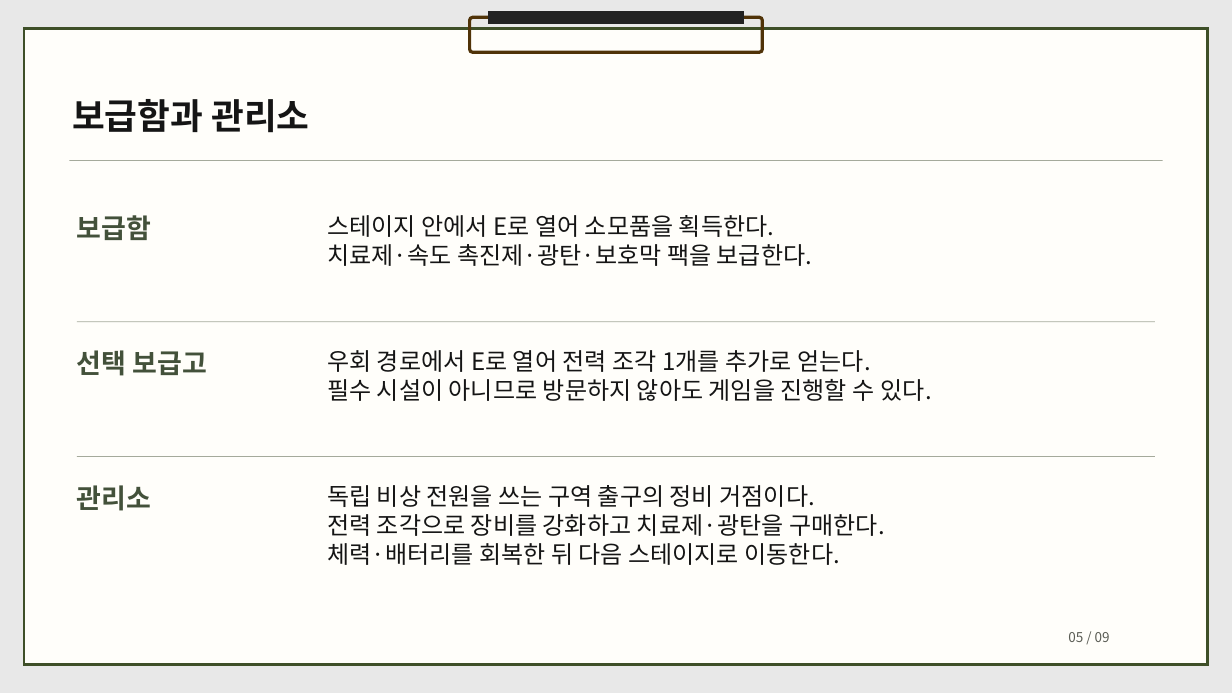
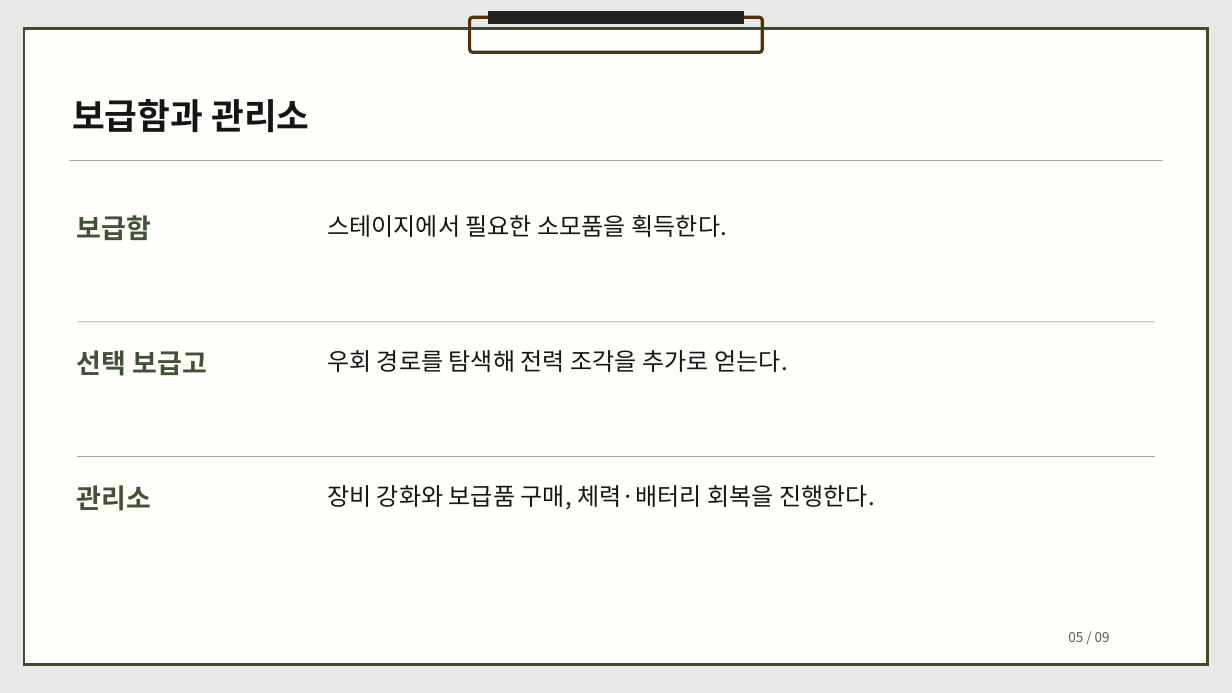
Before and after one commit to dbguswh/2Dgame_project, a slide deck: slide 5 of docs/2D게임프로그래밍 1차발표.pptx. Drawn at 1232x693 pixels with LibreOffice and Linux fonts; fonts in the diff are those of the drawing. Boxes give left, top, right and bottom in pixels: in the first picture for what was removed or moved away, otherwise in the second. Text is boxed around its words. In the diff, an @@ line names an element or a change of style, - is before the commit and + after.

```diff
--- a/docs/2D게임프로그래밍 1차발표.pptx
+++ b/docs/2D게임프로그래밍 1차발표.pptx
@@ text at [327, 215, 728, 237]: text changed @@
-스테이지 안에서 E로 열어 소모품을 획득한다.
-치료제·속도 촉진제·광탄·보호막 팩을 보급한다.
+스테이지에서 필요한 소모품을 획득한다.
@@ text at [327, 350, 788, 372]: text changed @@
-우회 경로에서 E로 열어 전력 조각 1개를 추가로 얻는다.
-필수 시설이 아니므로 방문하지 않아도 게임을 진행할 수 있다.
+우회 경로를 탐색해 전력 조각을 추가로 얻는다.
@@ text at [327, 485, 875, 509]: text changed @@
-독립 비상 전원을 쓰는 구역 출구의 정비 거점이다.
-전력 조각으로 장비를 강화하고 치료제·광탄을 구매한다.
-체력·배터리를 회복한 뒤 다음 스테이지로 이동한다.
+장비 강화와 보급품 구매, 체력·배터리 회복을 진행한다.
```
Also in this commit, not shown: 7 other slides changed.
